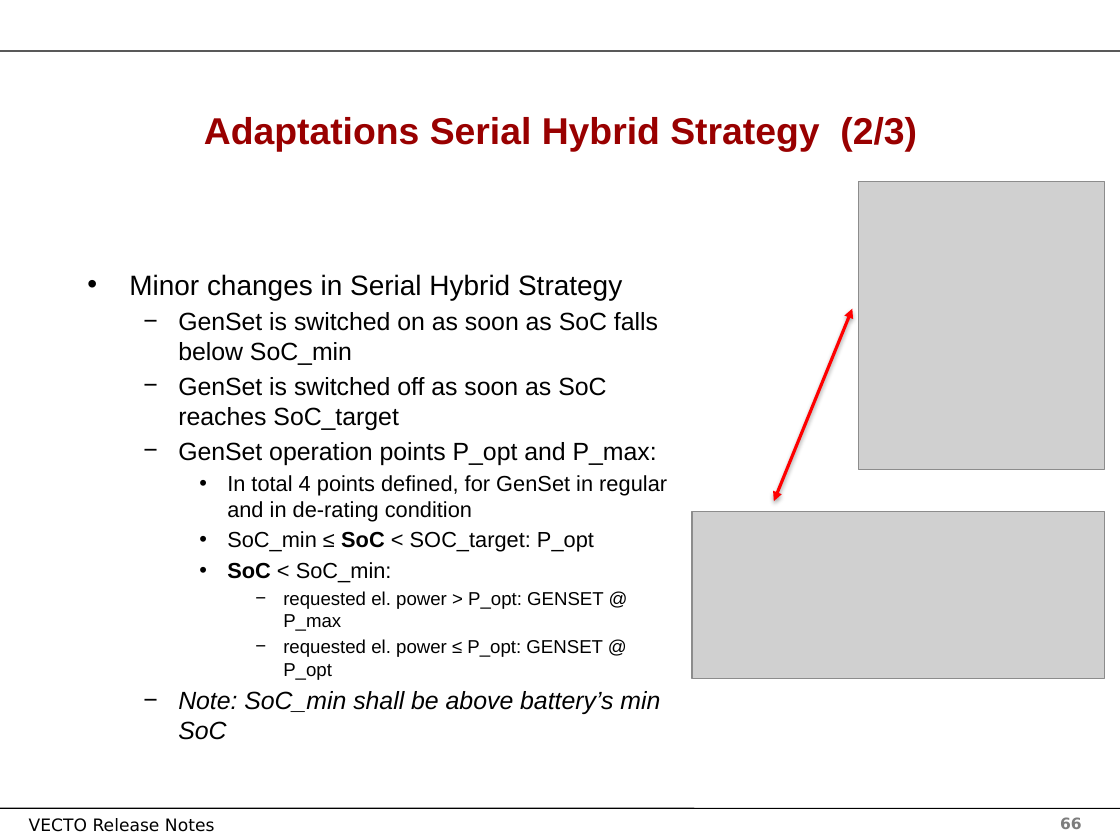
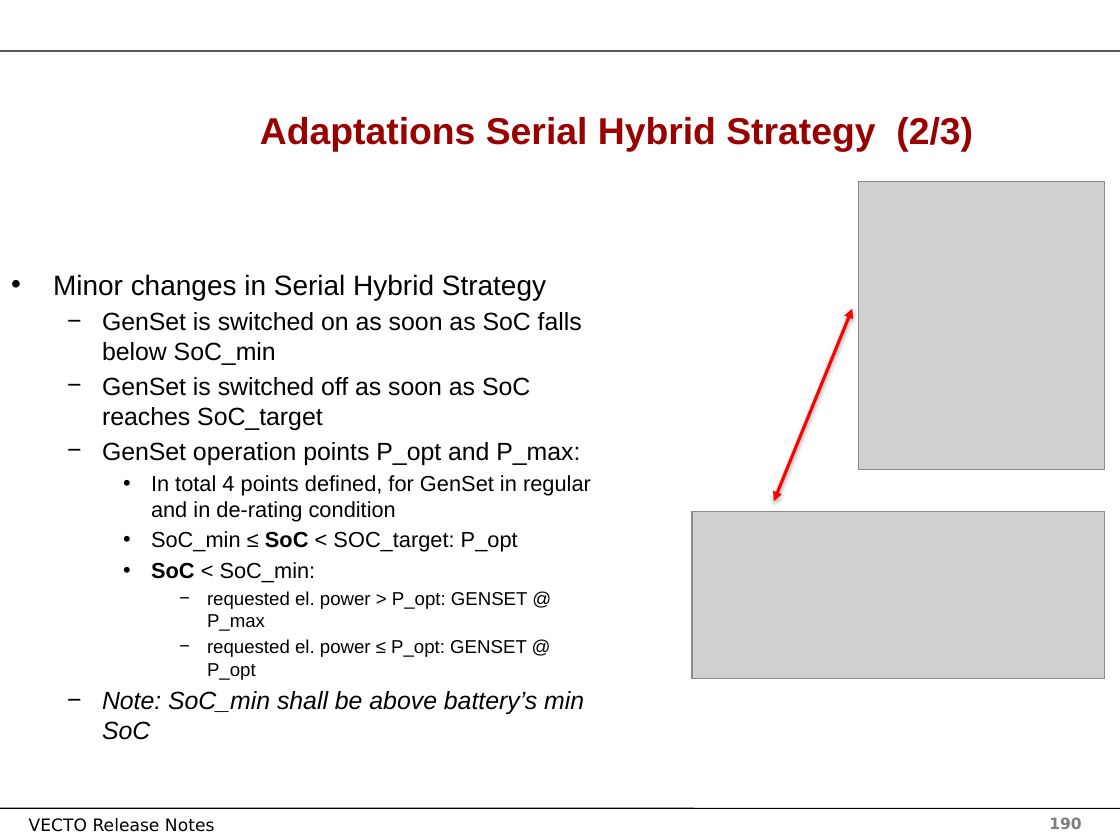
Before and after one commit to tanawadeatharva/BharatVECTO, a slide deck: slide 190 of Documentation/User Manual Source/Release Notes Vecto3.x.pptx (slide 66 before the commit). Drawn at 1120x840 pixels with LibreOffice and Linux fonts; fonts in the diff are those of the drawing; grey boxes stand for pictures; background and template pictures are left out. Boxes give left, top, right and bottom in pixels: in the first picture for what was removed or moved away, otherwise in the second. Text is boxed around its words. In the diff, an @@ line names an element or a change of style, - is before the commit and + after.

```diff
--- a/Documentation/User Manual Source/Release Notes Vecto3.x.pptx
+++ b/Documentation/User Manual Source/Release Notes Vecto3.x.pptx
@@ title "Adaptations Serial Hybrid Strategy (2/3)": place and size @@
-title "Adaptations Serial Hybrid Strategy (2/3)" at box(204, 117, 917, 151)
+title "Adaptations Serial Hybrid Strategy (2/3)" at box(260, 117, 973, 151)
@@ text "Minor changes in Serial Hybrid ...": place and size @@
-text "Minor changes in Serial Hybrid ..." at box(129, 274, 667, 740)
+text "Minor changes in Serial Hybrid ..." at box(53, 274, 591, 740)
@@ page number at box(1049, 817, 1081, 829): text changed @@
-66
+190
```
Also in this commit, not shown: 154 other slides changed, 124 slides added.
